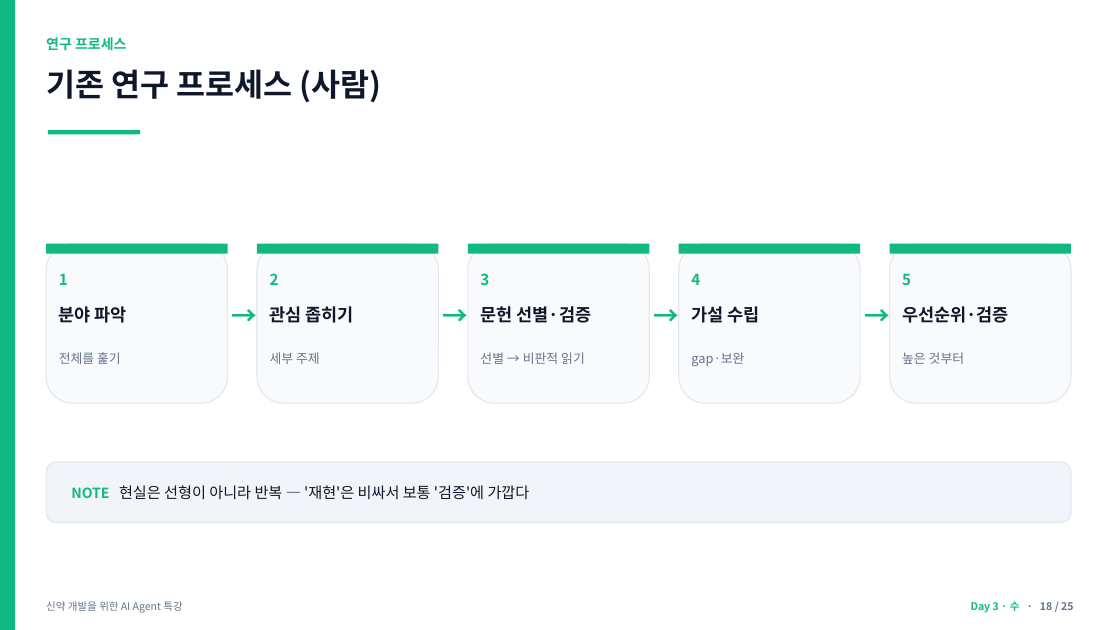
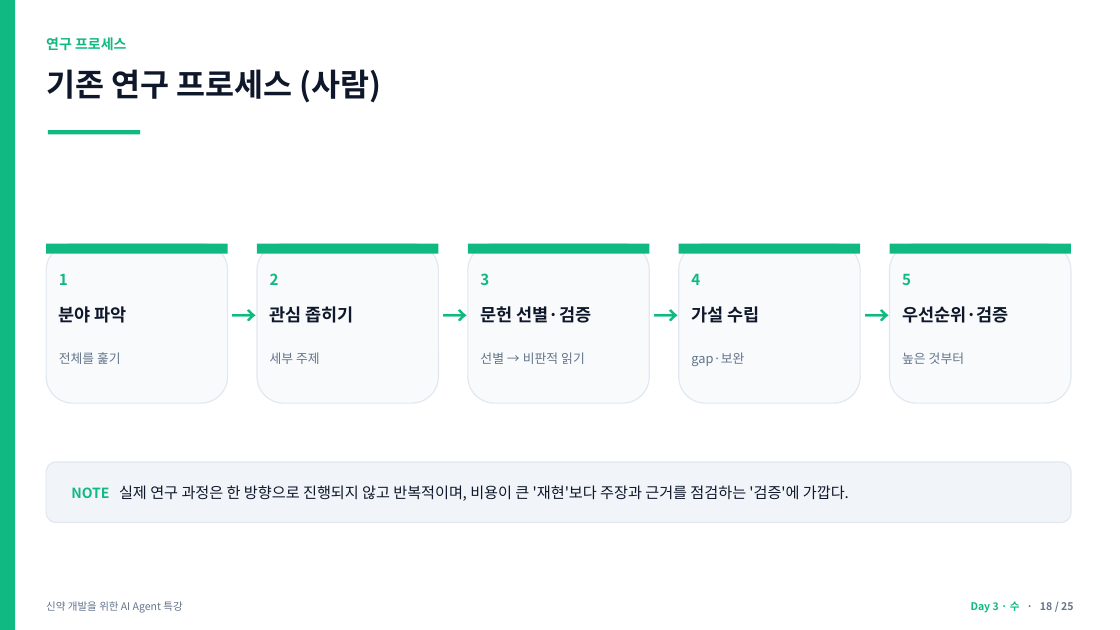
Before and after one commit to jyshin-22/wku-ai-agent-program, a slide deck: slide 18 of slides/day3.pptx. Drawn at 1120x630 pixels with LibreOffice and Linux fonts; fonts in the diff are those of the drawing. Boxes give left, top, right and bottom in pixels: in the first picture for what was removed or moved away, otherwise in the second. Text is boxed around its words. In the diff, an @@ line names an element or a change of style, - is before the commit and + after.

```diff
--- a/slides/day3.pptx
+++ b/slides/day3.pptx
@@ text at (71, 485, 849, 501): text changed @@
-NOTE 현실은 선형이 아니라 반복 — '재현'은 비싸서 보통 '검증'에 가깝다
+NOTE 실제 연구 과정은 한 방향으로 진행되지 않고 반복적이며, 비용이 큰 '재현'보다 주장과 근거를 점검하는 '검증'에 가깝다.
```
Also in this commit, not shown: 3 other slides changed, 10 other files.
